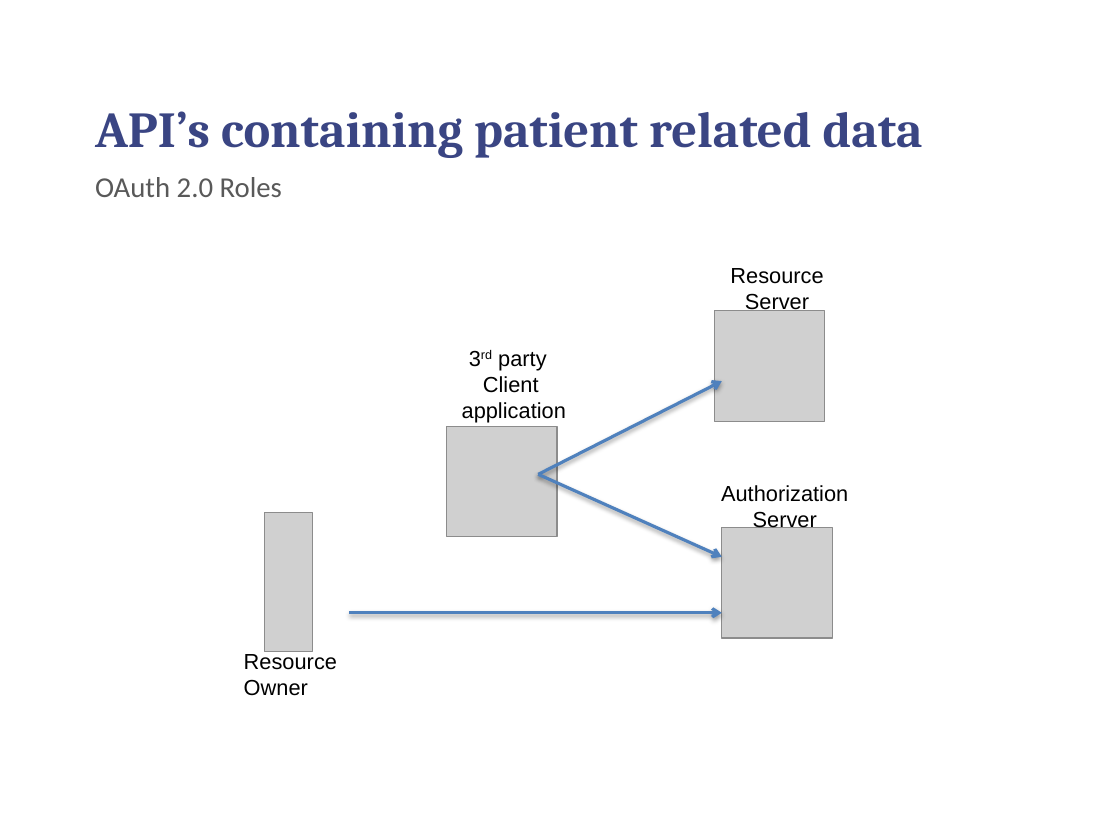
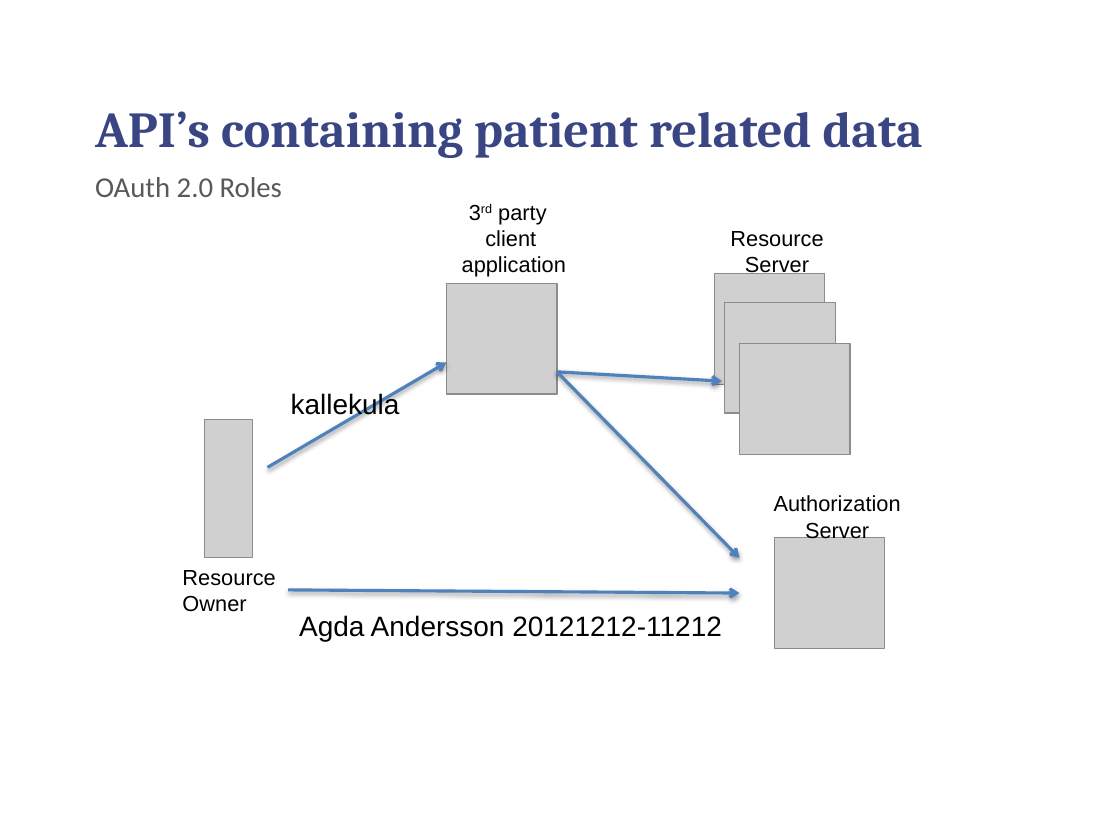
Before and after one commit to chilmers/cadec-healthcare-api-tutorial, a slide deck: slide 15 of Cadec-vårdens-apier.pptx. Drawn at 1120x840 pixels with LibreOffice and Linux fonts; fonts in the diff are those of the drawing; grey boxes stand for pictures; background and template pictures are left out. Boxes give left, top, right and bottom in pixels: in the first picture for what was removed or moved away, otherwise in the second. Text is boxed around its words. In the diff, an @@ line names an element or a change of style, - is before the commit and + after.

```diff
--- a/Cadec-vårdens-apier.pptx
+++ b/Cadec-vårdens-apier.pptx
@@ text "3rd party": place and size @@
-text "3rd party" at bbox=[462, 352, 566, 423]
+text "3rd party" at bbox=[462, 206, 566, 277]
@@ text at bbox=[485, 230, 536, 247]: text changed @@
-Client
+client
@@ text "Resource": place and size @@
-text "Resource" at bbox=[730, 268, 823, 314]
+text "Resource" at bbox=[730, 231, 823, 277]
@@ picture: place and size @@
-picture at bbox=[447, 427, 558, 538]
+picture at bbox=[447, 283, 558, 394]
@@ picture: place and size @@
-picture at bbox=[715, 311, 825, 422]
+picture at bbox=[715, 273, 825, 384]
@@ picture added at bbox=[725, 302, 836, 413] @@
@@ picture added at bbox=[739, 344, 850, 455] @@
@@ arrow added from (268, 467) to (447, 363), #4F81BD 2 pt @@
@@ arrow moved from (539, 475) - (722, 557) to (557, 372) - (739, 558) @@
@@ arrow moved from (539, 475) - (722, 381) to (557, 372) - (722, 381) @@
@@ picture: place and size @@
-picture at bbox=[264, 513, 312, 652]
+picture at bbox=[204, 419, 252, 558]
@@ text added at bbox=[291, 392, 400, 419], 18 pt, text #000000 @@
+kallekula
@@ text "Authorization": place and size @@
-text "Authorization" at bbox=[721, 485, 848, 528]
+text "Authorization" at bbox=[774, 495, 901, 539]
@@ picture: place and size @@
-picture at bbox=[722, 528, 833, 638]
+picture at bbox=[774, 538, 885, 648]
@@ text "Resource": place and size @@
-text "Resource" at bbox=[244, 654, 337, 696]
+text "Resource" at bbox=[182, 570, 275, 612]
@@ arrow moved from (349, 613) - (722, 613) to (288, 590) - (739, 594) @@
@@ text added at bbox=[299, 615, 722, 641], 18 pt, text #000000 @@
+Agda Andersson 20121212-11212
```
Also in this commit, not shown: 12 other slides changed.
